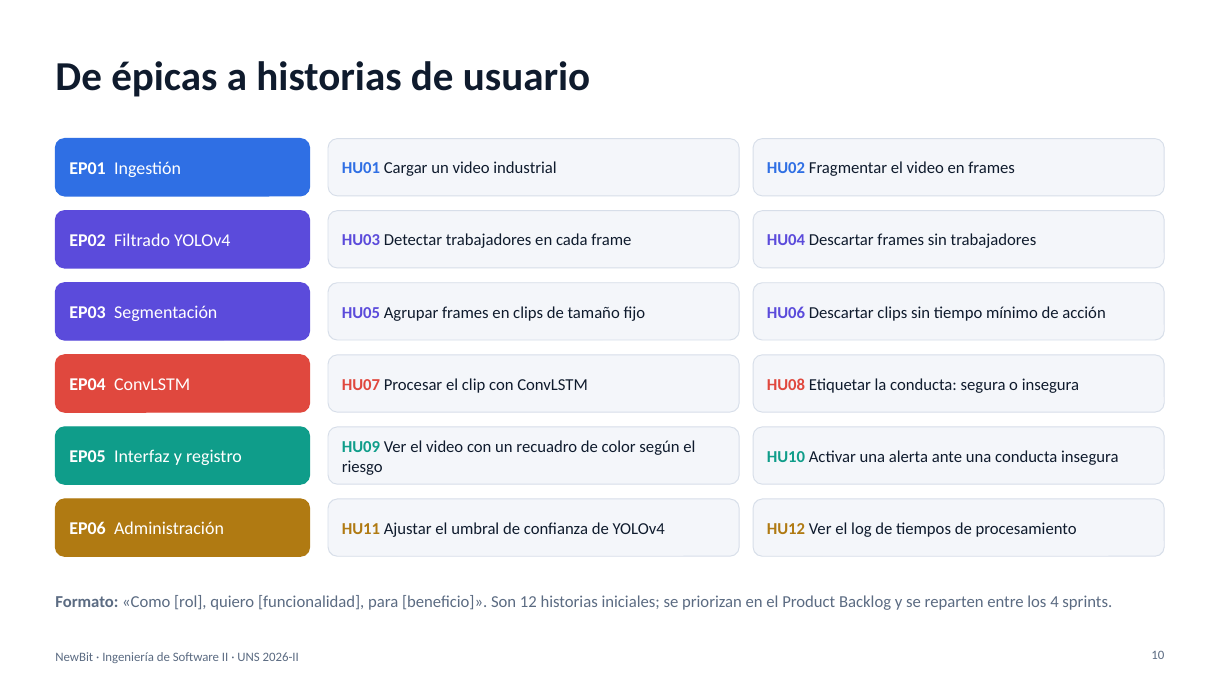
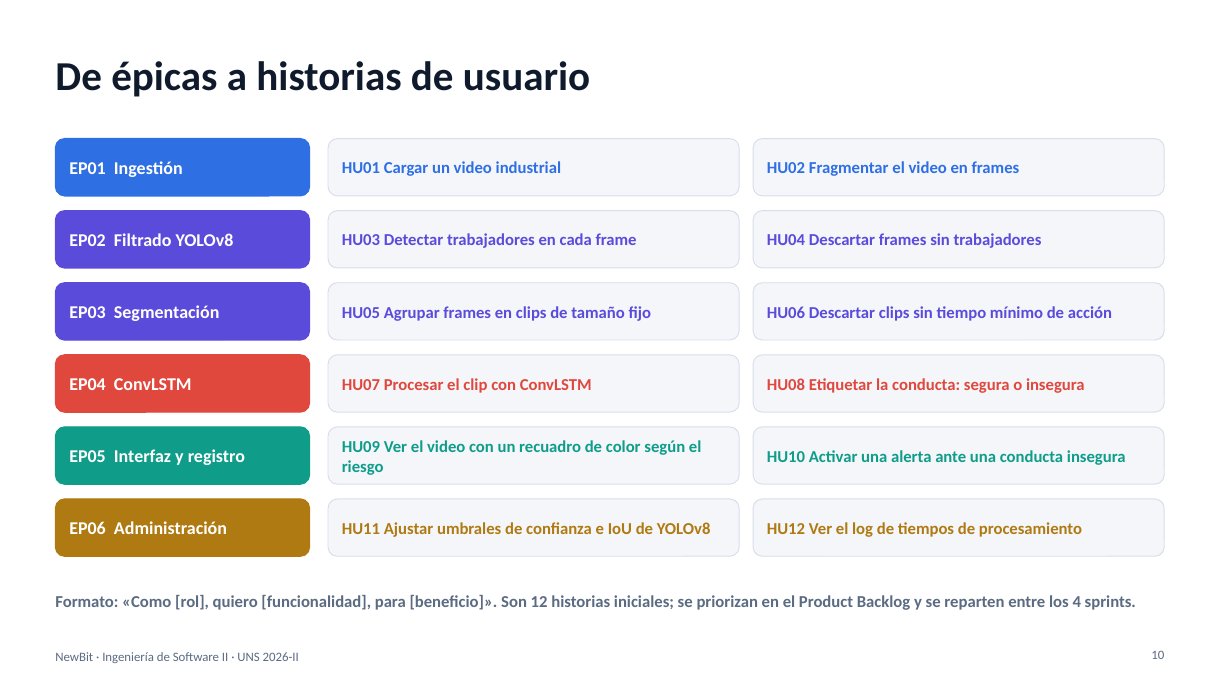
Before and after one commit to devmondoss/NewBit, a slide deck: slide 10 of curso/semana-03-roles-y-prototipos/nuestras-entregas/PPT_Presentacion_NewBit/PPT_Presentacion_NewBit.pptx. Drawn at 1232x693 pixels with LibreOffice and Linux fonts; fonts in the diff are those of the drawing. Boxes give left, top, right and bottom in pixels: in the first picture for what was removed or moved away, otherwise in the second. Text is boxed around its words. In the diff, an @@ line names an element or a change of style, - is before the commit and + after.

```diff
--- a/curso/semana-03-roles-y-prototipos/nuestras-entregas/PPT_Presentacion_NewBit/PPT_Presentacion_NewBit.pptx
+++ b/curso/semana-03-roles-y-prototipos/nuestras-entregas/PPT_Presentacion_NewBit/PPT_Presentacion_NewBit.pptx
@@ text "EP01 Ingestión" at [69,161,183,177]: bold on in "Ingestión" @@
@@ text "HU01 Cargar un video industrial" at [342,161,561,176]: text colour #0F1B2D to #2F6FE4, bold on in "Cargar un video industrial" @@
@@ text "HU02 Fragmentar el video en ..." at [767,161,1020,176]: text colour #0F1B2D to #2F6FE4, bold on in "Fragmentar el video en frames" @@
@@ text at [69,233,234,246]: text changed; bold on @@
-EP02 Filtrado YOLOv4
+EP02 Filtrado YOLOv8
@@ text "HU03 Detectar trabajadores en cada ..." at [342,233,637,248]: text colour #0F1B2D to #5B4BDB, bold on in "Detectar trabajadores en cada frame" @@
@@ text "HU04 Descartar frames sin trabajadores" at [767,233,1042,248]: text colour #0F1B2D to #5B4BDB, bold on in "Descartar frames sin trabajadores" @@
@@ text "EP03 Segmentación" at [69,305,219,321]: bold on in "Segmentación" @@
@@ text "HU05 Agrupar frames en clips ..." at [342,306,651,321]: text colour #0F1B2D to #5B4BDB, bold on in "Agrupar frames en clips de tamaño fijo" @@
@@ text "HU06 Descartar clips sin tiempo ..." at [767,306,1112,321]: text colour #0F1B2D to #5B4BDB, bold on @@
@@ text "EP04 ConvLSTM" at [69,378,192,390]: bold on in "ConvLSTM" @@
@@ text "HU07 Procesar el clip con ..." at [342,378,592,393]: text colour #0F1B2D to #E0483E, bold on in "Procesar el clip con ConvLSTM" @@
@@ text "HU08 Etiquetar la conducta: segura ..." at [767,378,1085,393]: text colour #0F1B2D to #E0483E, bold on in "Etiquetar la conducta: segura o insegura" @@
@@ text "EP05 Interfaz y registro" at [69,449,245,465]: bold on in "Interfaz y registro" @@
@@ text "HU09 Ver el video con ..." at [342,440,701,475]: text colour #0F1B2D to #0F9D8A, bold on @@
@@ text "HU10 Activar una alerta ante ..." at [767,450,1126,465]: text colour #0F1B2D to #0F9D8A, bold on @@
@@ text "EP06 Administración" at [69,521,227,534]: bold on in "Administración" @@
@@ text "HU12 Ver el log de ..." at [767,522,1082,537]: text colour #0F1B2D to #B07A12, bold on in "Ver el log de tiempos de procesamiento" @@
@@ text at [342,522,711,537]: text changed; text colour #0F1B2D to #B07A12; bold on @@
-HU11 Ajustar el umbral de confianza de YOLOv4
+HU11 Ajustar umbrales de confianza e IoU de YOLOv8
@@ text "Formato: «Como [rol], quiero [funcionalidad], ..." at [55,595,1136,610]: bold on @@
```
Also in this commit, not shown: 7 other slides changed, 7 other files.
